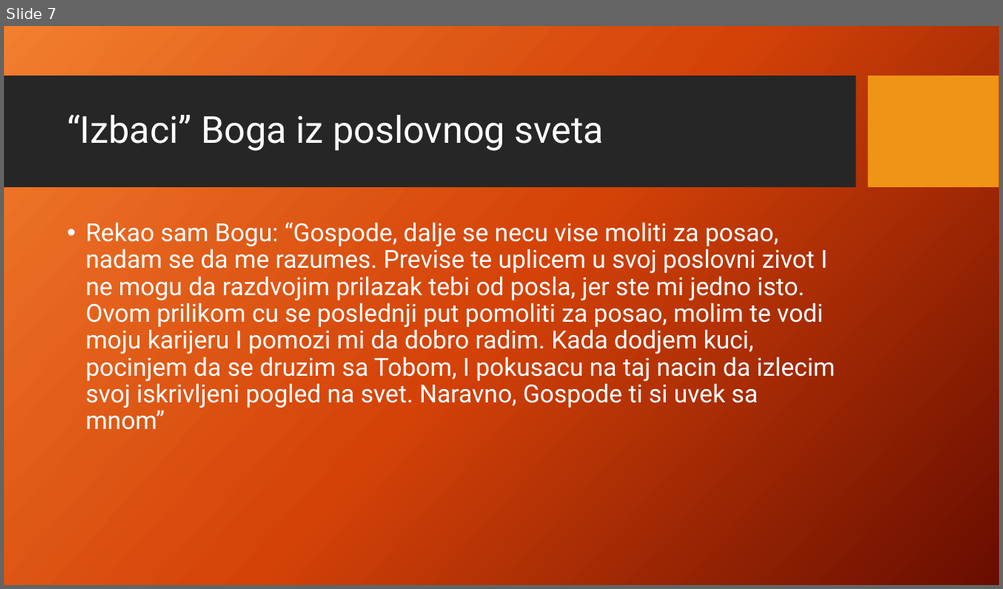
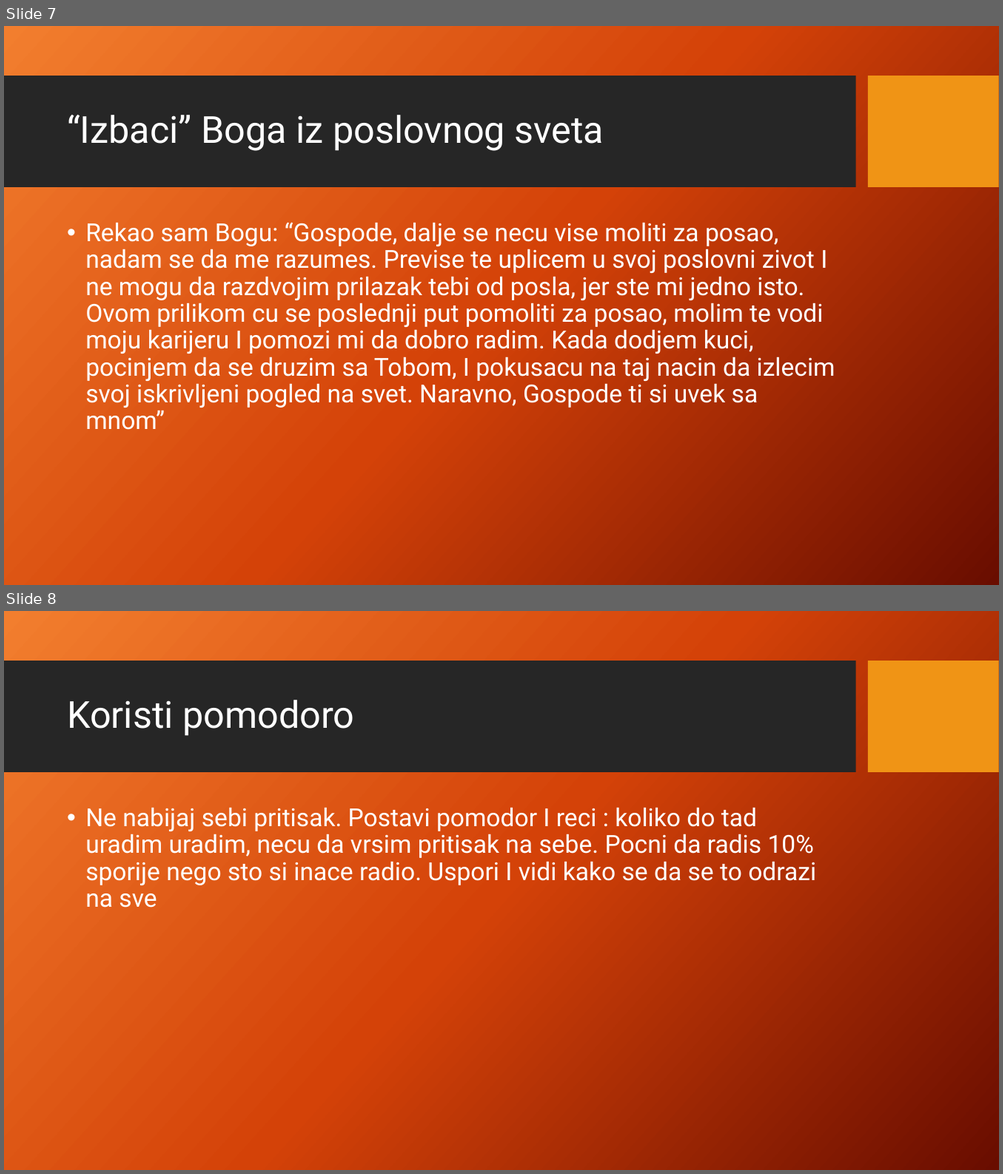
Before and after one commit to mladenpopovic808/Fundamenti, a slide deck: Fundamenti zivota.pptx. Shown one above the other, each under a label of ours: slide 7 before the commit, slides 7 and 8 after it. The pictures are 1003x589 and 1003x1174 pixels, drawn with LibreOffice and Linux fonts; fonts in the diff are those of the drawing; background and template pictures are left out. Boxes give left, top, right and bottom in pixels: in the first picture for what was removed or moved away, otherwise in the second. Text is boxed around its words. In the diff, an @@ line names an element or a change of style, - is before the commit and + after.

```diff
--- a/Fundamenti zivota.pptx
+++ b/Fundamenti zivota.pptx
@@ slide 8 added at [4, 611, 999, 1170], background picture (left out); not listed: 2 template elements that a slide beside it also shows @@
@@ title added at [67, 700, 354, 736], 36 pt, text #FFFFFF @@
+Koristi pomodoro
@@ text added at [85, 807, 816, 908], 24 pt, text #FFFFFF @@
+• Ne nabijaj sebi pritisak. Postavi pomodor I reci : koliko do tad uradim uradim, necu da vrsim pritisak na sebe. Pocni da radis 10% sporije nego sto si inace radio. Uspori I vidi kako se da se to odrazi na sve
```
Also in this commit, not shown: 1 slide changed.
